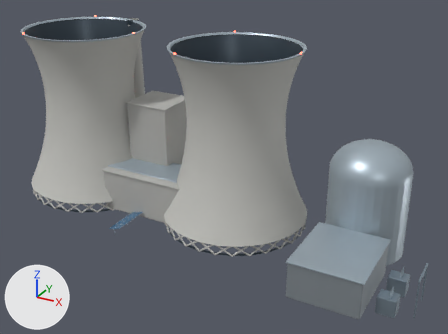
The Blender file tools/blender/across-infrastructure.blend: old version first, new version second.
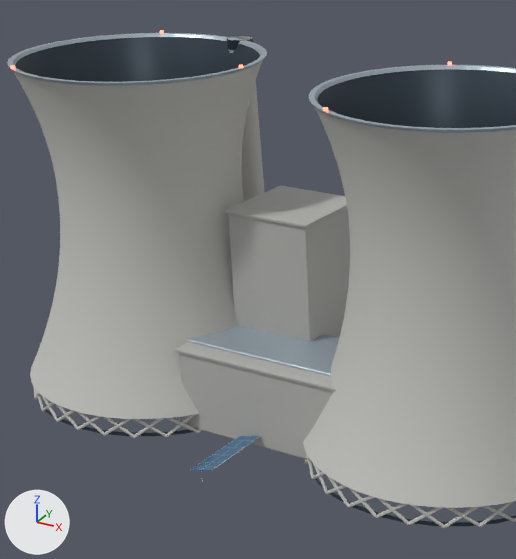
There are two pictures of each version: one whole from a 50 mm camera at (66.8, -95.1, 58.1) aimed at (14.9, -0.7, 10.9), one close up on the part from 4% to 60% of the width and 0% to 81% of the height. The lights are fixed; the arrows at lower left show +X, +Y and +Z. The last two pictures show the newer version.

Names of what the first close-up shows: 'COAL_PLANT__Coal plant concrete and steel', 'GAS_PLANT__Ceramic metal casing', 'NUCLEAR_PLANT__Ceramic metal casing', 'NUCLEAR_PLANT__Graphite recess', 'NUCLEAR_PLANT__Tower concrete' and 4 more.
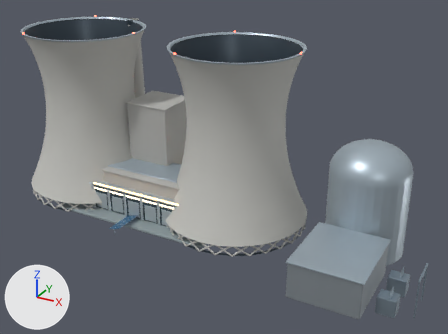
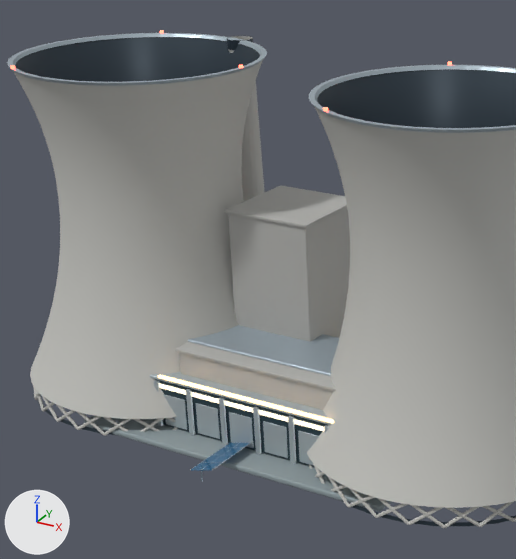
Location of each change, [x1, y1, x2, y2] in pixels of the close-ups (516 x 559 px):
'MAP_CAMPUS__Ceramic-coated pearl aluminum', added: after [150, 372, 331, 465]
'MAP_CAMPUS__Honed concrete plinth', added: after [84, 415, 392, 512]
'MAP_CAMPUS__Recessed graphite panels', added: after [155, 379, 328, 467]
'MAP_CAMPUS__Warm white recessed fixtures', added (mostly hidden): after [158, 375, 334, 424]
'MAP_CAMPUS__Symbol warm clerestory', added (mostly hidden): after [159, 383, 325, 432]

The change, as a diff of the scene's bpy script:
```diff
--- a/tools/blender/across-infrastructure.blend.py
+++ b/tools/blender/across-infrastructure.blend.py
@@ ob_map_campus__warm_white_recessed_fixtures @@
+ob_map_campus__warm_white_recessed_fixtures = bpy.data.objects.new('MAP_CAMPUS__Warm white recessed fixtures', me_symbol_roof_edge_light)  # 384 vertices, 392 faces; spans x -9.2..13.2, y -10.2..10.2, z 5.8..6.1; in mat_warm_white_recessed_fixtures (beige #ffd6a0, glowing beige #ffd6a0)
+ob_map_campus__warm_white_recessed_fixtures.parent = ob_map_campus
+ob_map_campus__warm_white_recessed_fixtures.location = (0.0, 0.0, 0.0)
@@ ob_map_campus @@
+ob_map_campus = bpy.data.objects.new('MAP_CAMPUS', None)
+ob_map_campus.parent = ob_ifx_across_infrastructure
+ob_map_campus.location = (0.0, 0.0, 0.0)
@@ ob_map_campus__symbol_warm_clerestory @@
+ob_map_campus__symbol_warm_clerestory = bpy.data.objects.new('MAP_CAMPUS__Symbol warm clerestory', me_symbol_clerestory_band)  # 32 vertices, 24 faces; spans x -9.5..13.5, y -10.1..10.1, z 4.7..5.2; in mat_symbol_warm_clerestory (beige #ffebcb, glowing beige #ffebcb)
+ob_map_campus__symbol_warm_clerestory.parent = ob_map_campus
+ob_map_campus__symbol_warm_clerestory.location = (0.0, 0.0, 0.0)
@@ ob_map_campus__ceramic_coated_pearl_aluminum @@
+ob_map_campus__ceramic_coated_pearl_aluminum = bpy.data.objects.new('MAP_CAMPUS__Ceramic-coated pearl aluminum', me_folded_symbol_roof)  # 5376 vertices, 5488 faces; spans x -21.4..14.4, y -10.3..10.3, z 0.4..5.9; in mat_ceramic_coated_pearl_aluminum (light grey #b8c4c8)
+ob_map_campus__ceramic_coated_pearl_aluminum.parent = ob_map_campus
+ob_map_campus__ceramic_coated_pearl_aluminum.location = (0.0, 0.0, 0.0)
@@ ob_map_campus__recessed_graphite_panels @@
+ob_map_campus__recessed_graphite_panels = bpy.data.objects.new('MAP_CAMPUS__Recessed graphite panels', me_campus_symbol_hall)  # 192 vertices, 196 faces; spans x -10.0..14.0, y -10.0..10.0, z 0.6..5.6; in mat_recessed_graphite_panels (dark cyan #354d57)
+ob_map_campus__recessed_graphite_panels.parent = ob_map_campus
+ob_map_campus__recessed_graphite_panels.location = (0.0, 0.0, 0.0)
@@ ob_map_campus__honed_concrete_plinth @@
+ob_map_campus__honed_concrete_plinth = bpy.data.objects.new('MAP_CAMPUS__Honed concrete plinth', me_campus_symbol_plinth)  # 192 vertices, 196 faces; spans x -25.5..17.0, y -13.0..13.0, z 0.0..0.6; in mat_honed_concrete_plinth (grey #8e9ba0)
+ob_map_campus__honed_concrete_plinth.parent = ob_map_campus
+ob_map_campus__honed_concrete_plinth.location = (0.0, 0.0, 0.0)
```
